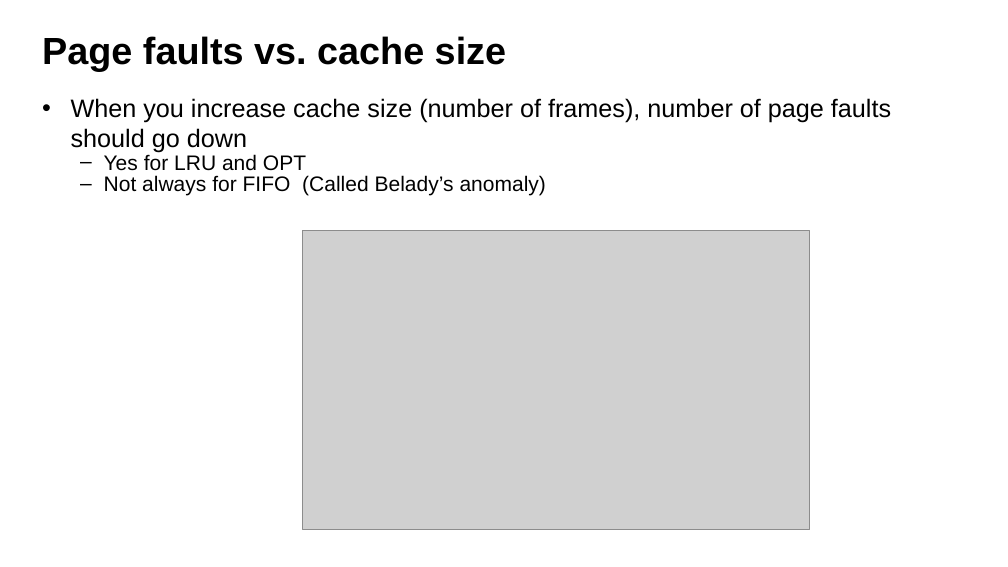
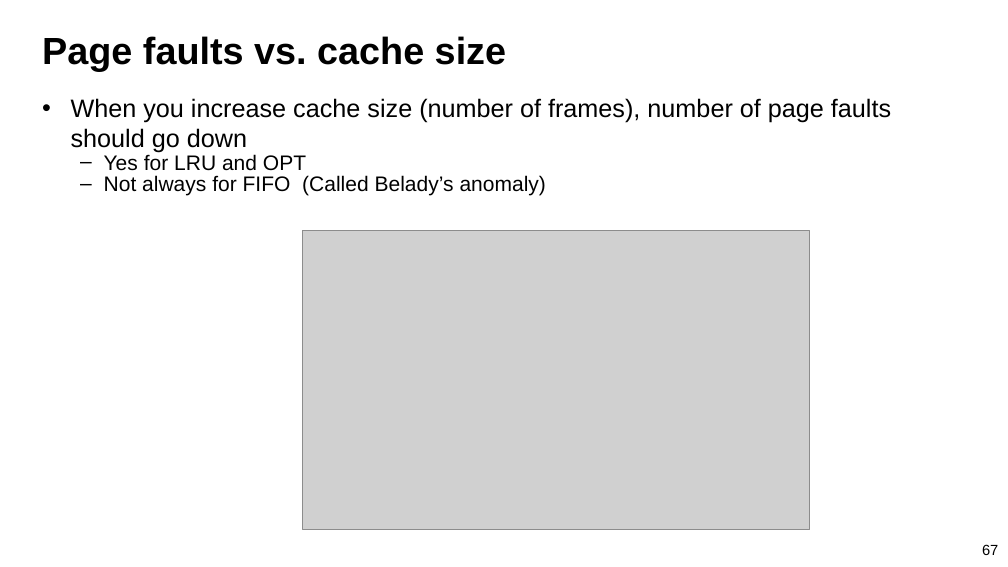
Before and after one commit to guhofstra/CSC256Fa25, a slide deck: slide 67 of PPTs/L8-Memory System II Paging.pptx (slide 72 before the commit). Drawn at 1008x567 pixels with LibreOffice and Linux fonts; fonts in the diff are those of the drawing; grey boxes stand for pictures. Boxes give left, top, right and bottom in pixels: in the first picture for what was removed or moved away, otherwise in the second. Text is boxed around its words. In the diff, an @@ line names an element or a change of style, - is before the commit and + after.

```diff
--- a/PPTs/L8-Memory System II Paging.pptx
+++ b/PPTs/L8-Memory System II Paging.pptx
@@ page number added at (x1=982, y1=544, x2=998, y2=555), 14 pt, text #000000 @@
+67
```
Also in this commit, not shown: 10 other slides changed, 5 slides removed, 3 other files.
